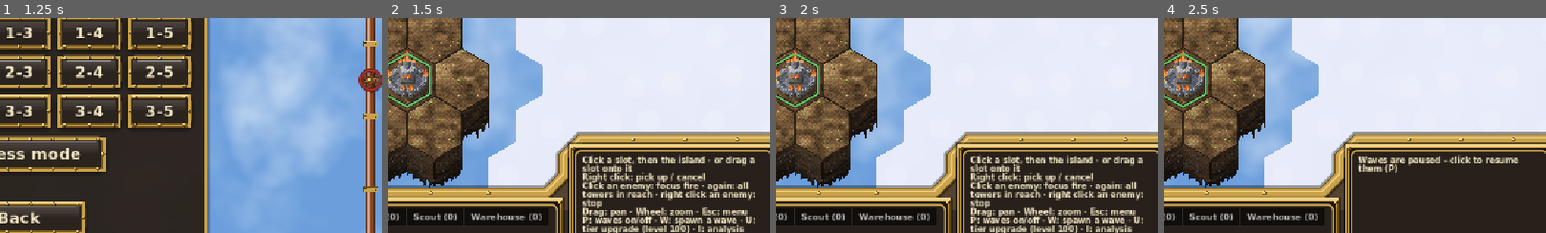
Above: before the commit, frames 1-4 (left to right).
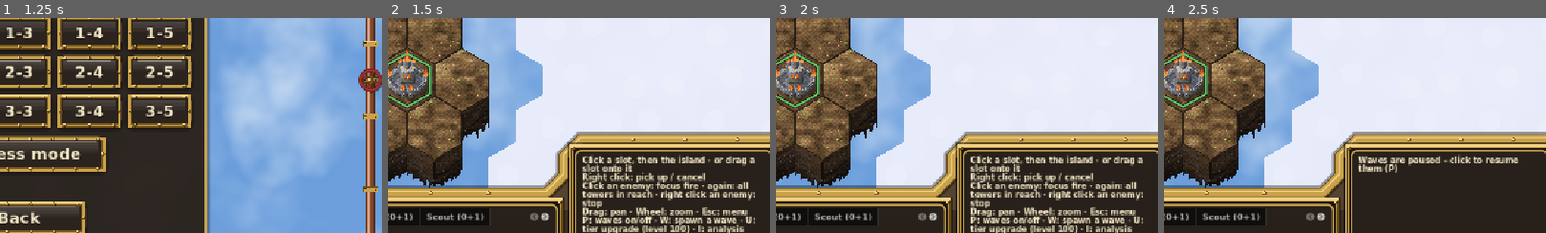
Above: after the commit, the same moments.

Repository: PfeiferSebastian/bastion-isles
Game: Godot game, scene res://scenes/ui/main_menu.tscn
Same seed, same stepped clock (60 frames per second), same inputs: the game is played once before the commit and once after it.
Inputs (mouse positions are % of the whole screen's width and height, from its top left):
- Up to frame 1 (1.25 s): click "Start" at 0.5 s
- Up to frame 2 (1.5 s): click "Endless mode" at 1.25 s
- Up to frame 3 (2 s): no input
- Up to frame 4 (2.5 s): click (88, 5) at 2.02 s
The pictures show only the part of the screen within x 48-98%, y 36-86%; the shares and areas given below are measured in that part.

Frame 1 is identical in both runs. In frame 2, 0.9% of the frame differs, in the area x 2-42%, y 88-97%; in frame 3, 0.9%; in frame 4, 0.9%.

Commit message:
Make the first tower of each type free
While the player owns no tower of a type, it costs 0 blueprints (the next
one 2, then 3 as before); tiles keep their price. The slot shows "free"
and the tooltip explains it.

Co-Authored-By: Claude Opus 5.5 <noreply@anthropic.com>

Diff:
--- a/scripts/island/island.gd
+++ b/scripts/island/island.gd
@@ -26,7 +26,8 @@
 ## better: two towers count as 2.6, three as 3.9 and so on.
 const MERGE_BONUS := 0.3
 ## Blueprint price of a new tower: this many, plus one for every tower of that type already
-## owned (tiles: plus one for every unused tile in the inventory).
+## owned; the first tower of each type is free (tiles: plus one for every unused tile in the
+## inventory, never free).
 const BLUEPRINTS_BASE := 1
 ## Currency id of blueprints in price_of() (faction resources use their Biome.Type).
 const CURRENCY_BLUEPRINTS := -2
@@ -800,8 +801,12 @@
 
 
 ## Blueprints a new `kind` (tower type or &"tile") costs: more the more of them the player owns.
+## The first tower of each type costs nothing.
 func blueprint_cost(kind: StringName) -> int:
-	return BLUEPRINTS_BASE + owned_of(kind)
+	var owned := owned_of(kind)
+	if kind != &"tile" and owned == 0:
+		return 0
+	return BLUEPRINTS_BASE + owned
 
 
 ## The blueprint kind an inventory item is bought as, or &"" if blueprints can't buy it
--- a/scripts/ui/inventory_bar.gd
+++ b/scripts/ui/inventory_bar.gd
@@ -103,7 +103,7 @@
 	if not price.is_empty():
 		slot.cost = price.amount
 		slot.cost_currency = price.currency
-		slot.progress = clampf(float(island.funds(price.currency)) / price.amount, 0.0, 1.0)
+		slot.progress = 1.0 if price.amount == 0 else clampf(float(island.funds(price.currency)) / price.amount, 0.0, 1.0)
 	slot.set_meta(&"item", item)
 	slot.button_group = _group
 	slot.modulate = Color.WHITE if amount > 0 or not price.is_empty() else Color(1, 1, 1, 0.4)
@@ -140,6 +140,8 @@
 			stored.xp = Tower.xp_for_level(item.level)
 			if item.level > 0 or item.get("tier", 1) > 1:
 				text += "\nKeeps its level and tier: stats +%d%%" % roundi((stored.stat_factor() - 1.0) * 100.0)
+			elif island and island.blueprint_cost(item.type) == 0:
+				text += "\nFree: the first tower of each type costs no blueprints"
 			elif island:
 				text += "\nCosts %d blueprints (you have %d) – each one you own makes the next cost one more" % [
 					island.blueprint_cost(item.type), island.treasury.blueprints]
--- a/scripts/ui/tool_icon.gd
+++ b/scripts/ui/tool_icon.gd
@@ -64,8 +64,9 @@
 		var cfont := get_theme_default_font()
 		var cpos := Vector2(16, size.y - 4)
 		var tint := MenuTheme.CREAM if progress >= 1.0 else Color("e08070")
-		draw_string_outline(cfont, cpos, str(cost), HORIZONTAL_ALIGNMENT_LEFT, -1, 12, 4, Color(0, 0, 0, 0.85))
-		draw_string(cfont, cpos, str(cost), HORIZONTAL_ALIGNMENT_LEFT, -1, 12, tint)
+		var label := "free" if cost == 0 else str(cost)
+		draw_string_outline(cfont, cpos, label, HORIZONTAL_ALIGNMENT_LEFT, -1, 12, 4, Color(0, 0, 0, 0.85))
+		draw_string(cfont, cpos, label, HORIZONTAL_ALIGNMENT_LEFT, -1, 12, tint)
 	if badge != "":
 		var bfont := get_theme_default_font()
 		draw_string_outline(bfont, Vector2(3, 13), badge, HORIZONTAL_ALIGNMENT_LEFT, -1, 11, 4, Color(0, 0, 0, 0.85))
Not shown, changed: docs/GDD.md
